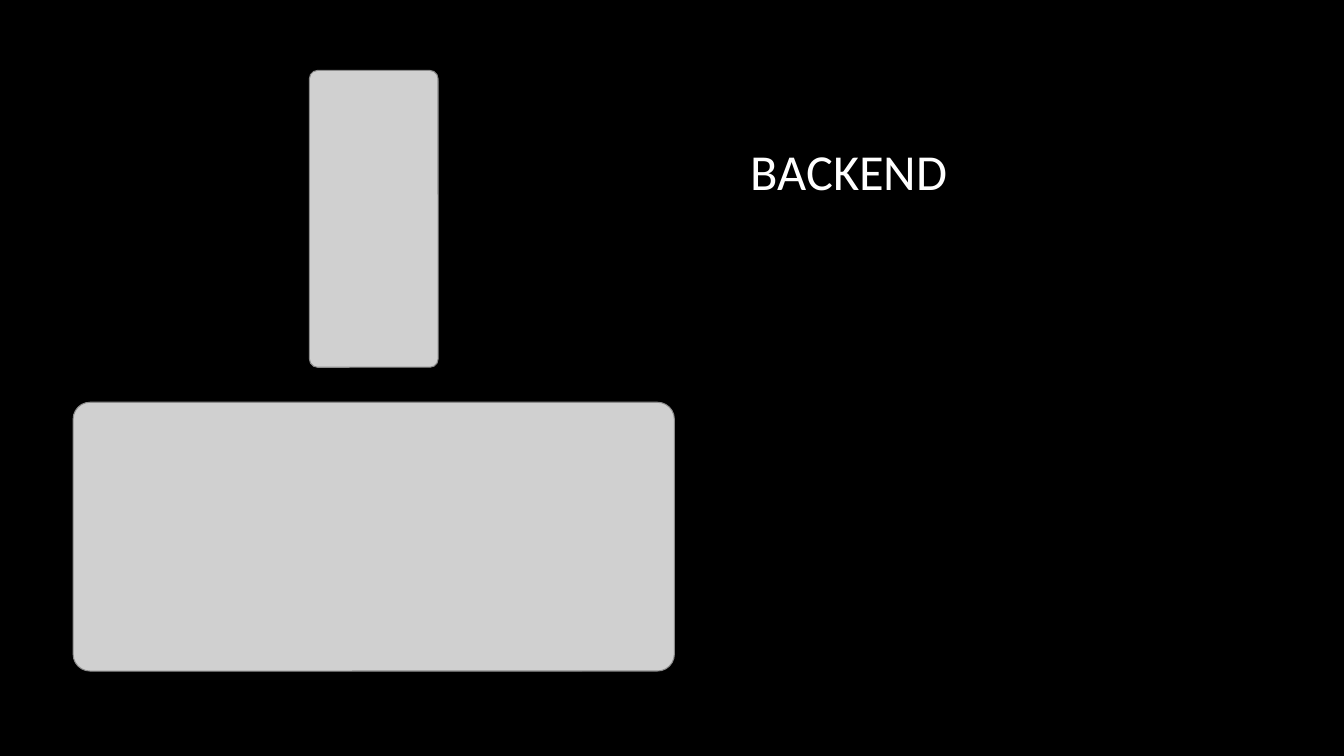
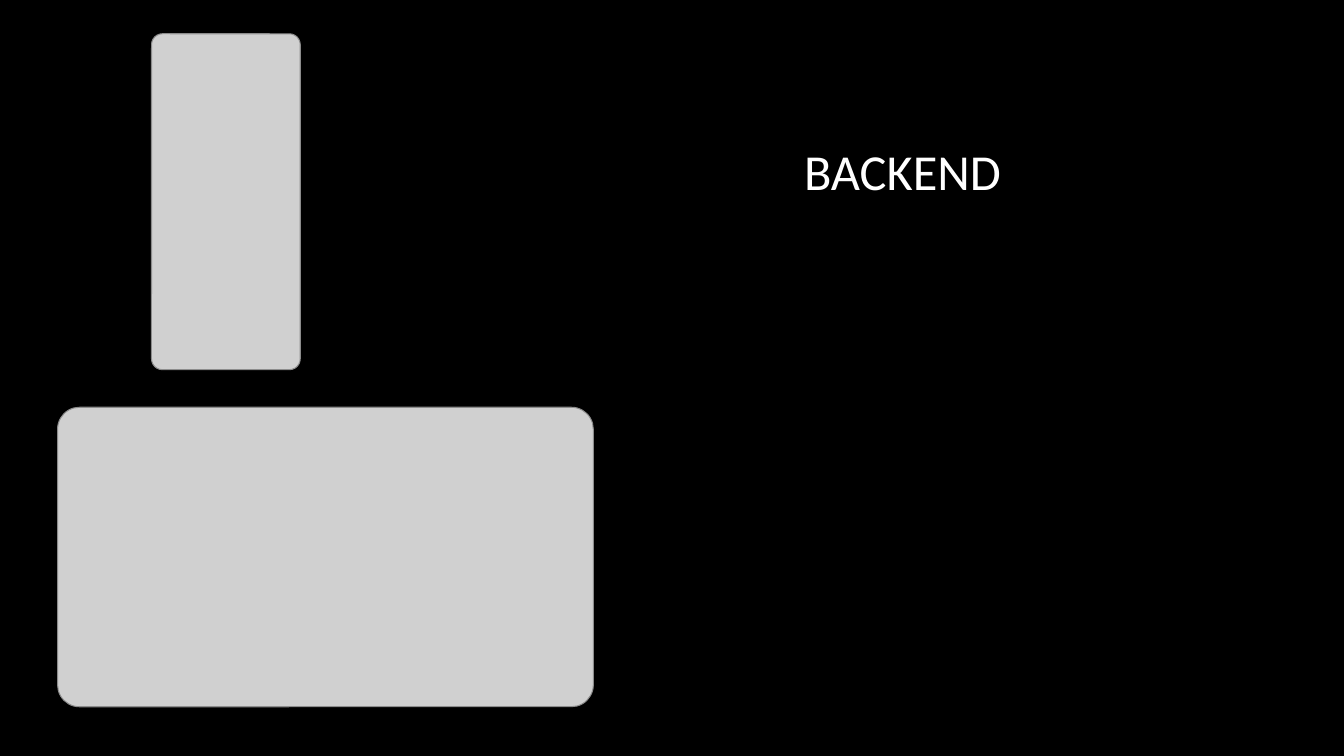
Before and after one commit to fervargasuv/Catalogo_video, a slide deck: slide 3 of Catalogo_cine.pptx (slide 4 before the commit). Drawn at 1344x756 pixels with LibreOffice and Linux fonts; fonts in the diff are those of the drawing; grey boxes stand for pictures; background and template pictures are left out. Boxes give left, top, right and bottom in pixels: in the first picture for what was removed or moved away, otherwise in the second. Text is boxed around its words. In the diff, an @@ line names an element or a change of style, - is before the commit and + after.

```diff
--- a/Catalogo_cine.pptx
+++ b/Catalogo_cine.pptx
@@ picture added at (x1=151, y1=34, x2=300, y2=370) @@
@@ picture removed at (x1=310, y1=71, x2=439, y2=367) @@
@@ title "BACKEND" moved from (x1=751, y1=157, x2=948, y2=191) to (x1=804, y1=157, x2=1001, y2=191) @@
@@ picture resized from (x1=74, y1=402, x2=675, y2=671) to (x1=57, y1=407, x2=593, y2=707) @@
```
Also in this commit, not shown: 1 other slide changed, 3 slides added, 3 slides removed, 5 other files.
